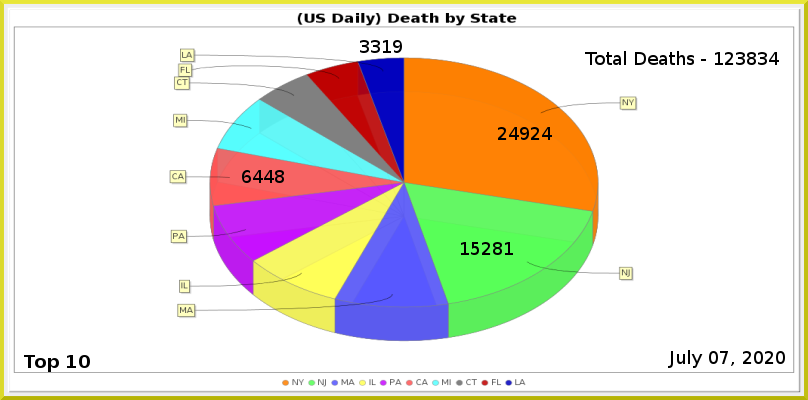
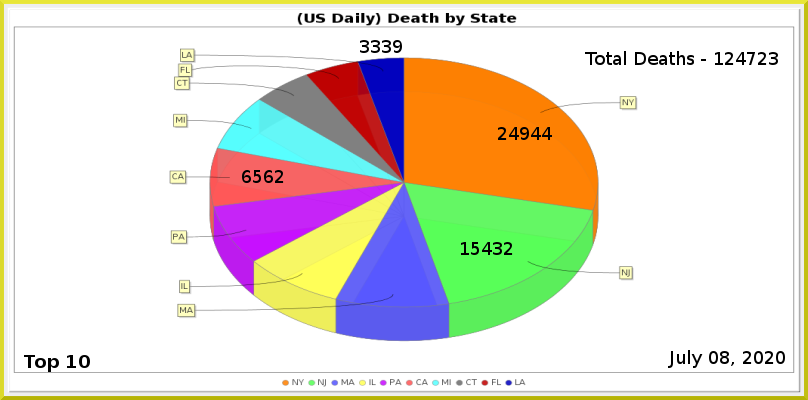
Layers edited between the first and the second 808px x 400px image:
painted on "Least" over (382, 40, 391, 53)
painted on "CA" over (253, 170, 284, 183)
painted on "NJ" over (482, 242, 513, 255)
painted on "NY" over (531, 127, 541, 140)
renamed "Total Deaths - 123834" to "Total Deaths - 124723", painted on it over (736, 52, 779, 65)
painted on "Current Date" over (720, 351, 729, 364)
painted on "Death_by_State.png" over (169, 56, 638, 342)
